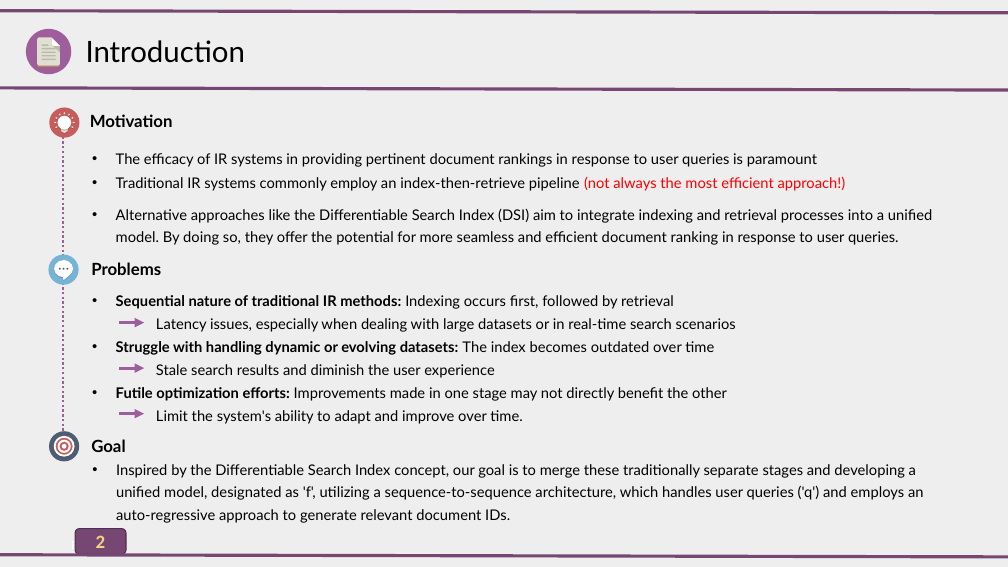
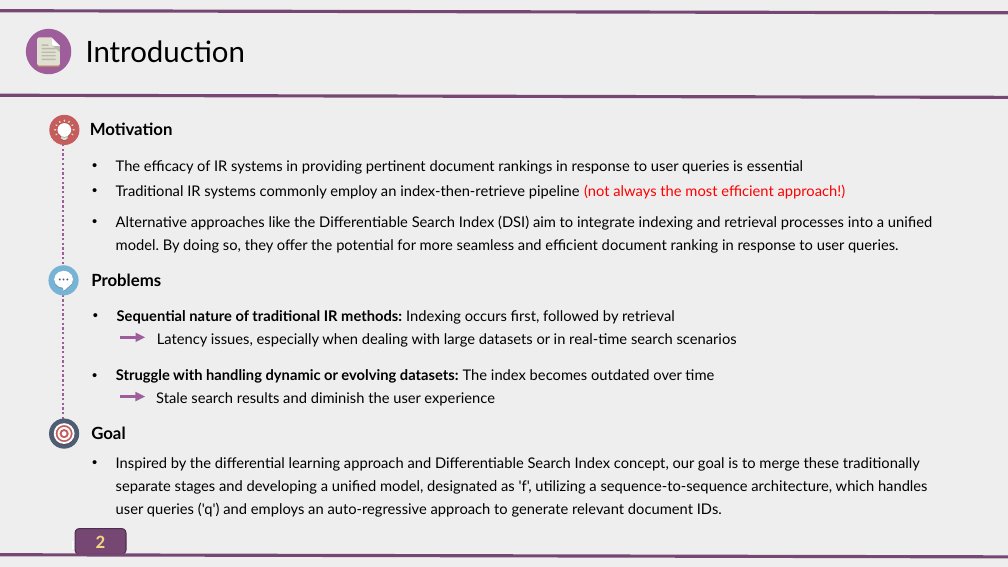
Before and after one commit to AlirezaAccelerates/IR_DSI_project, a slide deck: slide 2 of D/[P] Information Retrieval Project.pptx. Drawn at 1008x567 pixels with LibreOffice and Linux fonts; fonts in the diff are those of the drawing. Boxes give left, top, right and bottom in pixels: in the first picture for what was removed or moved away, otherwise in the second. Text is boxed around its words. In the diff, an @@ line names an element or a change of style, - is before the commit and + after.

```diff
--- a/D/[P] Information Retrieval Project.pptx
+++ b/D/[P] Information Retrieval Project.pptx
@@ 10 freeform shapes, 2 lines, 1 text, 1 ellipse: place and size @@
-10 freeform shapes, 2 lines, 1 text, 1 ellipse at <box>0,88,1008,431</box>
+10 freeform shapes, 2 lines, 1 text, 1 ellipse at <box>0,95,1008,438</box>
@@ text at <box>116,160,803,174</box>: text changed @@
-• The efficacy of IR systems in providing pertinent document rankings in response to user queries is paramount
+• The efficacy of IR systems in providing pertinent document rankings in response to user queries is essential
@@ 14 freeform shapes, 6 ellipses, 3 texts: place and size @@
-14 freeform shapes, 6 ellipses, 3 texts at <box>48,107,846,285</box>
+14 freeform shapes, 6 ellipses, 3 texts at <box>48,115,846,296</box>
@@ text "Sequential nature of traditional IR ...": place and size @@
-text "Sequential nature of traditional IR ..." at <box>116,295,736,424</box>
+text "Sequential nature of traditional IR ..." at <box>117,310,737,347</box>
@@ text at <box>116,341,727,424</box>: paragraphs removed @@
-• Struggle with handling dynamic or evolving datasets: The index becomes outdated over time
-Stale search results and diminish the user experience
-• Futile optimization efforts: Improvements made in one stage may not directly benefit the other
-Limit the system's ability to adapt and improve over time.
@@ arrow moved from (119, 323) - (144, 323) to (120, 337) - (145, 337) @@
@@ text added at <box>116,369,714,406</box>, 14 pt, text #000000 @@
+• Struggle with handling dynamic or evolving datasets: The index becomes outdated over time
+Stale search results and diminish the user experience
@@ ellipse: place and size @@
-ellipse at <box>49,431,79,461</box>
+ellipse at <box>49,419,79,449</box>
@@ arrow removed from (119, 414) to (144, 414) @@
@@ arrow moved from (119, 368) - (144, 368) to (120, 397) - (145, 397) @@
@@ 3 freeform shapes, 2 ellipses, 1 text: place and size @@
-3 freeform shapes, 2 ellipses, 1 text at <box>54,436,125,458</box>
+3 freeform shapes, 2 ellipses, 1 text at <box>54,423,125,445</box>
@@ text at <box>116,457,928,517</box>: text changed @@
-• Inspired by the Differentiable Search Index concept, our goal is to merge these traditionally separate stages and developing a unified model, designated as 'f', utilizing a sequence-to-sequence architecture, which handles user queries ('q') and employs an auto-regressive approach to generate relevant document IDs.
+• Inspired by the differential learning approach and Differentiable Search Index concept, our goal is to merge these traditionally separate stages and developing a unified model, designated as 'f', utilizing a sequence-to-sequence architecture, which handles user queries ('q') and employs an auto-regressive approach to generate relevant document IDs.
```
Also in this commit, not shown: 8 other slides changed, 1 other file.
